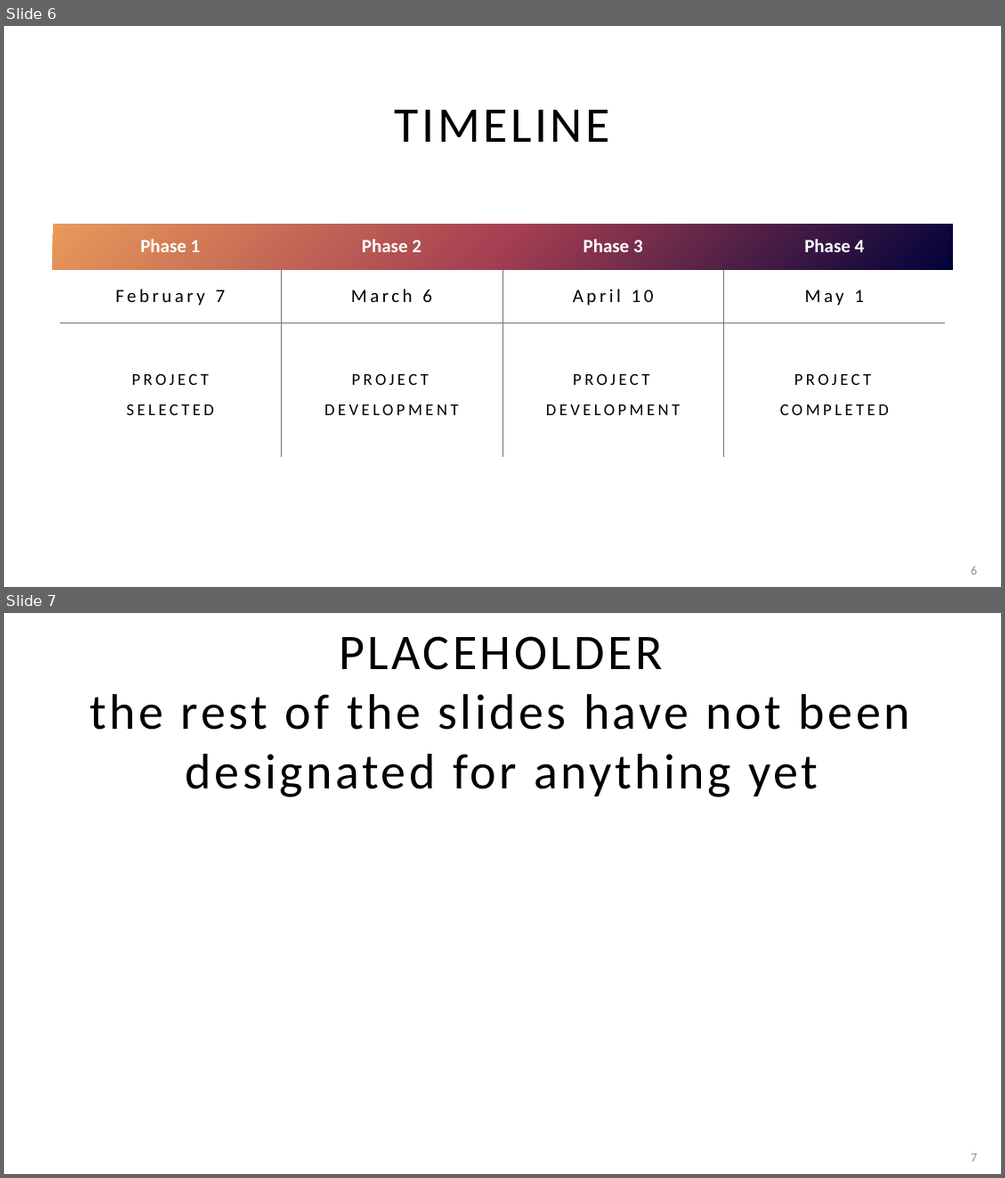
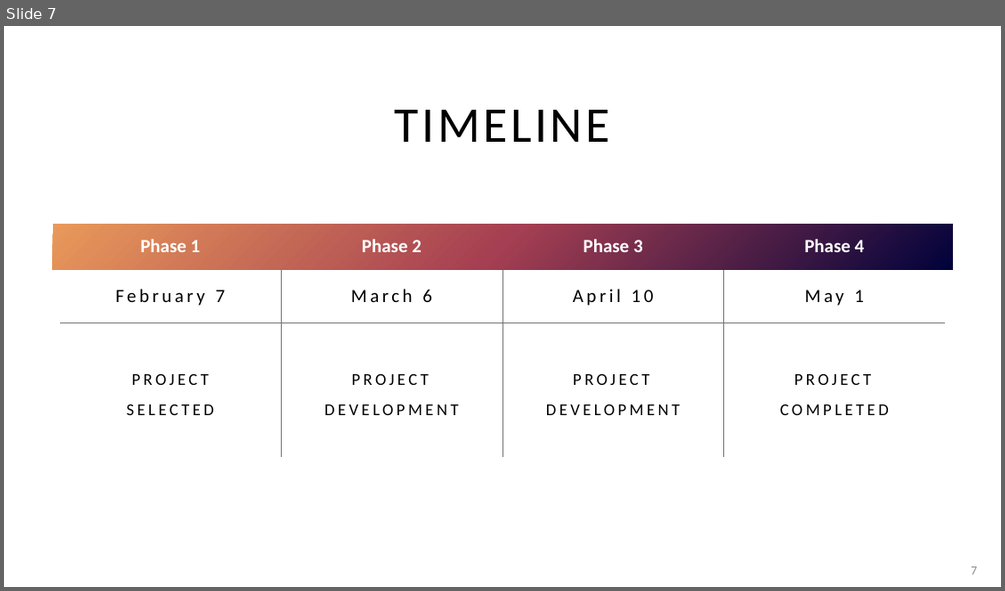
Before and after one commit to adriaonline/CPT200SP24-Team1, a slide deck: Phase 1 - Presentation.pptx. Shown one above the other, each under a label of ours: slides 6 and 7 before the commit, slide 7 after it. The pictures are 1005x1178 and 1005x591 pixels, drawn with LibreOffice and Linux fonts; fonts in the diff are those of the drawing. Boxes give left, top, right and bottom in pixels: in the first picture for what was removed or moved away, otherwise in the second. Text is boxed around its words. In the diff, an @@ line names an element or a change of style, - is before the commit and + after.

```diff
--- a/Phase 1 - Presentation.pptx
+++ b/Phase 1 - Presentation.pptx
@@ slide 7 removed at <box>4,613,1001,1174</box>, background #FFFFFF @@
@@ title removed at <box>89,636,910,797</box> @@
-PLACEHOLDER
-the rest of the slides have not been designated for anything yet
@@ page number removed at <box>971,1153,977,1161</box> @@
-7
@@ what was slide 6 is now slide 7 @@
@@ page number at <box>971,566,977,574</box>: text changed @@
-6
+7
```
Also in this commit, not shown: 3 slides changed, 2 slides added, 4 other slides removed, 2 other files.
